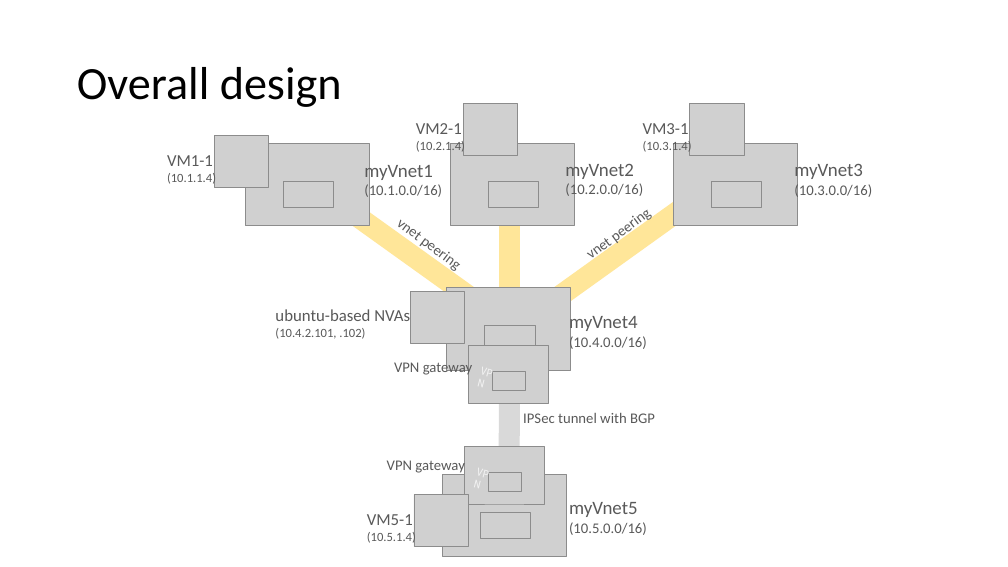
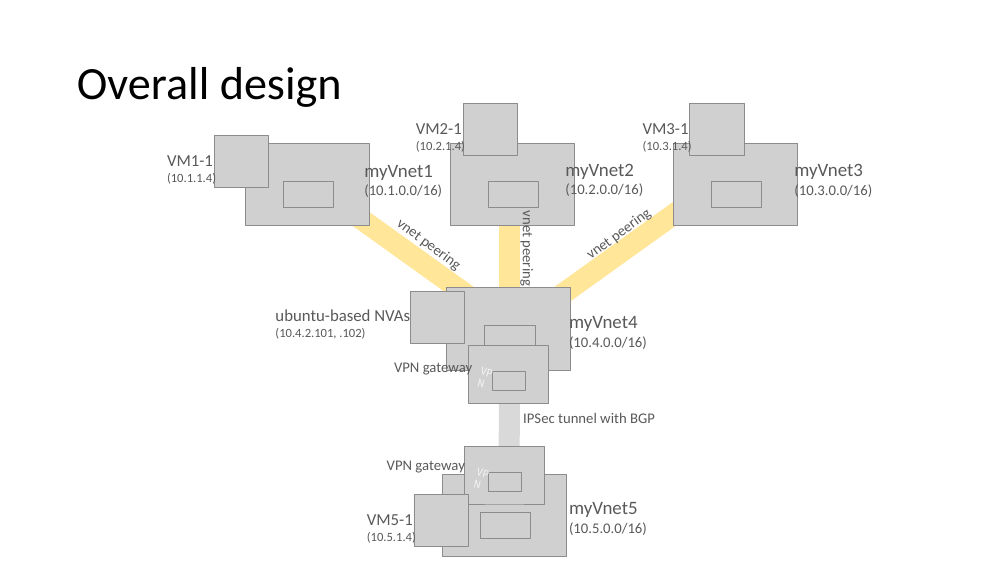
Before and after one commit to erjosito/azure-networking-lab, a slide deck: slide 2 of diagrams.pptx. Drawn at 1008x567 pixels with LibreOffice and Linux fonts; fonts in the diff are those of the drawing; grey boxes stand for pictures. Boxes give left, top, right and bottom in pixels: in the first picture for what was removed or moved away, otherwise in the second. Text is boxed around its words. In the diff, an @@ line names an element or a change of style, - is before the commit and + after.

```diff
--- a/diagrams.pptx
+++ b/diagrams.pptx
@@ text added at box(519, 213, 537, 286), 14 pt, text #595959 @@
+vnet peering
```
Also in this commit, not shown: 1 other slide changed, 2 slides added, 3 other files.
